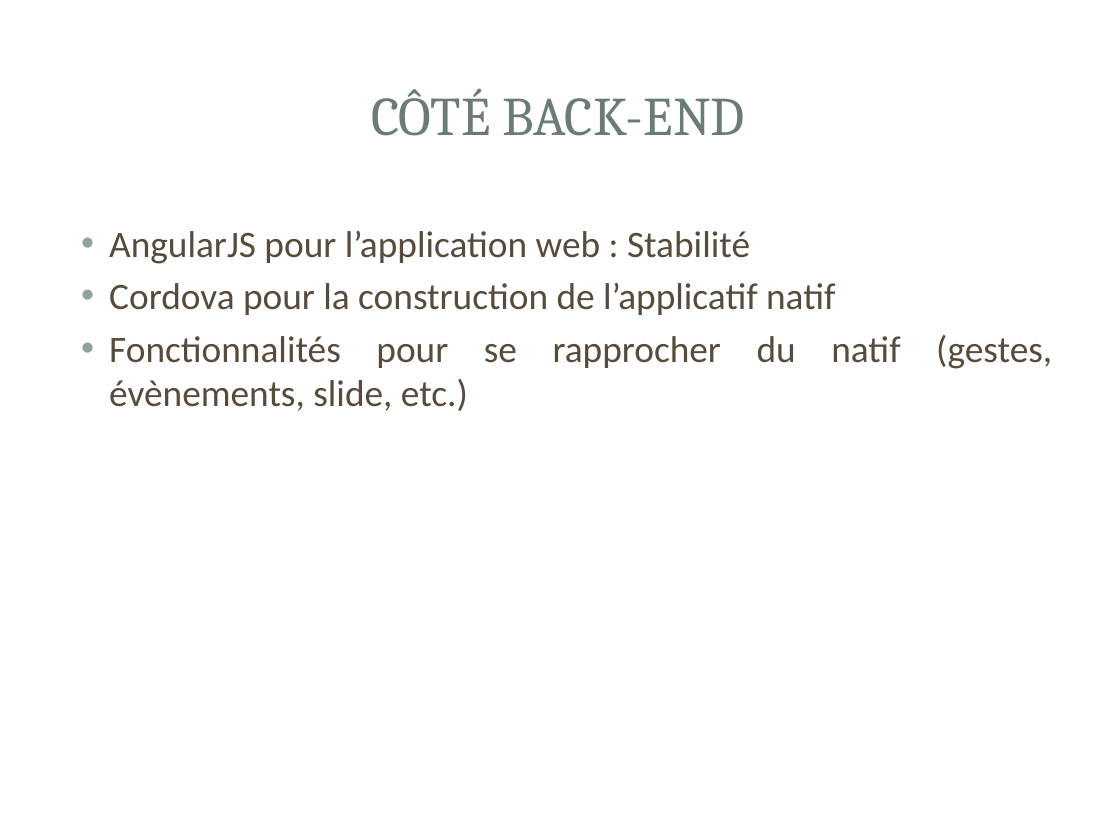
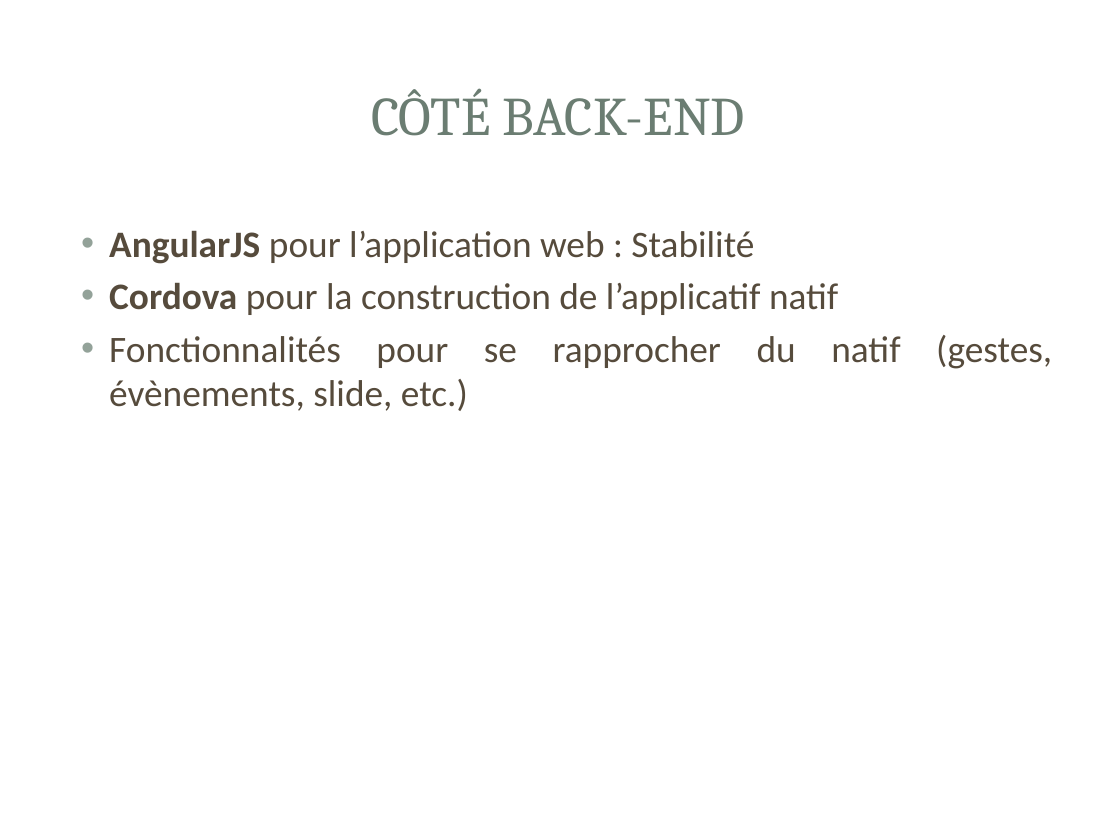
Before and after one commit to rikoste/ionicApp, a slide deck: slide 6 of presentation.pptx. Drawn at 1120x840 pixels with LibreOffice and Linux fonts; fonts in the diff are those of the drawing; background and template pictures are left out. Boxes give left, top, right and bottom in pixels: in the first picture for what was removed or moved away, otherwise in the second. Text is boxed around its words. In the diff, an @@ line names an element or a change of style, - is before the commit and + after.

```diff
--- a/presentation.pptx
+++ b/presentation.pptx
@@ text at box(109, 230, 838, 315): bold on in "AngularJS", "Cordova" @@
```
Also in this commit, not shown: 1 slide added.
